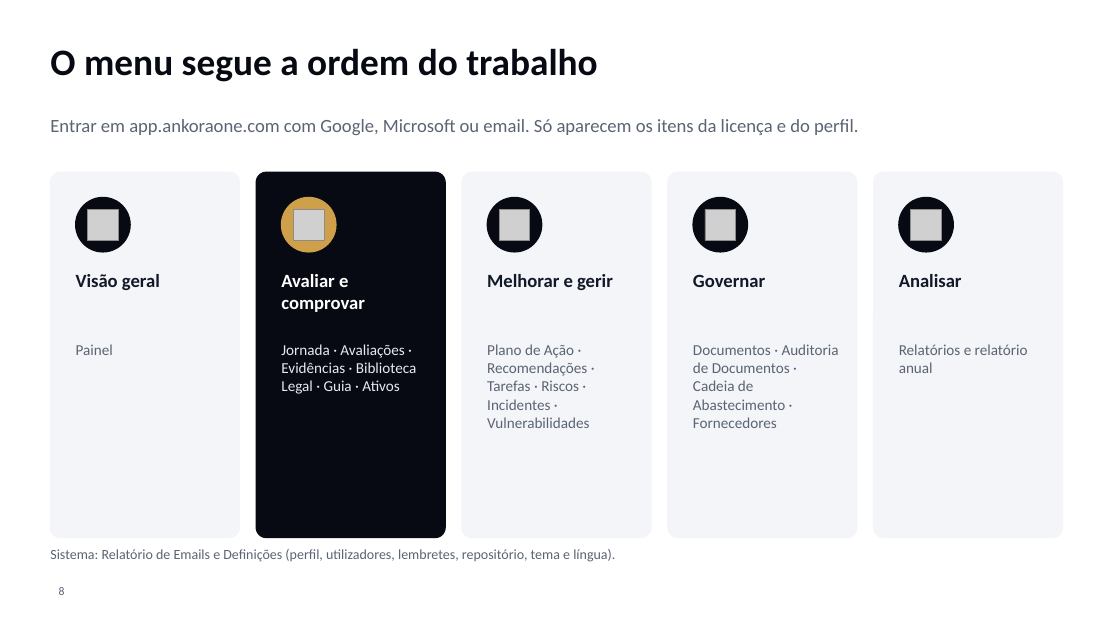
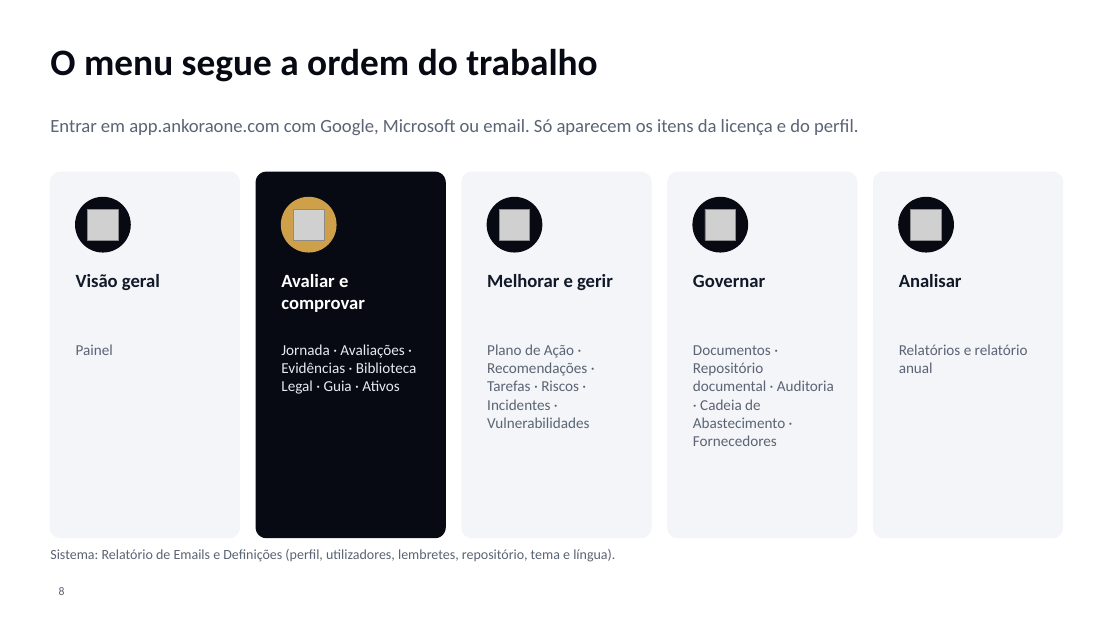
Before and after one commit to dbastoscarvalho23/Securematurity, a slide deck: slide 8 of docs/onboarding/AnkoraOne-Apresentacao-Onboarding.pptx. Drawn at 1120x630 pixels with LibreOffice and Linux fonts; fonts in the diff are those of the drawing; grey boxes stand for pictures; background and template pictures are left out. Boxes give left, top, right and bottom in pixels: in the first picture for what was removed or moved away, otherwise in the second. Text is boxed around its words. In the diff, an @@ line names an element or a change of style, - is before the commit and + after.

```diff
--- a/docs/onboarding/AnkoraOne-Apresentacao-Onboarding.pptx
+++ b/docs/onboarding/AnkoraOne-Apresentacao-Onboarding.pptx
@@ text at (693,345,834,446): text changed @@
-Documentos · Auditoria de Documentos · Cadeia de Abastecimento · Fornecedores
+Documentos · Repositório documental · Auditoria · Cadeia de Abastecimento · Fornecedores
```
Also in this commit, not shown: 9 other slides changed, 2 slides added, 16 other files.
